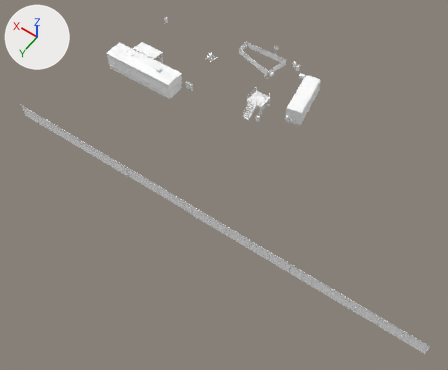
Two versions of the OBJ model Assets/models/maps/riverside/riverside_pad.obj, one commit apart.
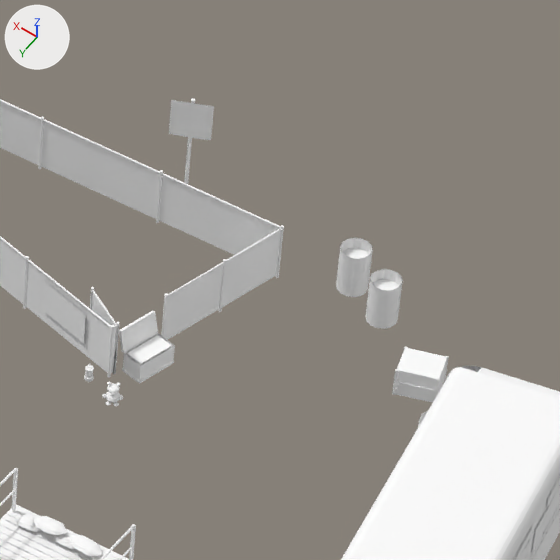
The first picture shows the older version from a 50 mm lens placed at (-1422.0, 2696.0, 2700.0), pointed at (-190.0, 971.0, -10.0). The close-ups show the older and then the newer version on the part from 57% to 71% of the width and 9% to 26% of the height of that picture. Only the edits that show in the close-ups are written down. Every picture has the same lights, and +X, +Y and +Z are marked at upper left. Where no turn or scale is listed for an object, it has been applied to the vertices. Vertices at exactly the same position are counted once.

In view in the first close-up: 'riverside_pad'.
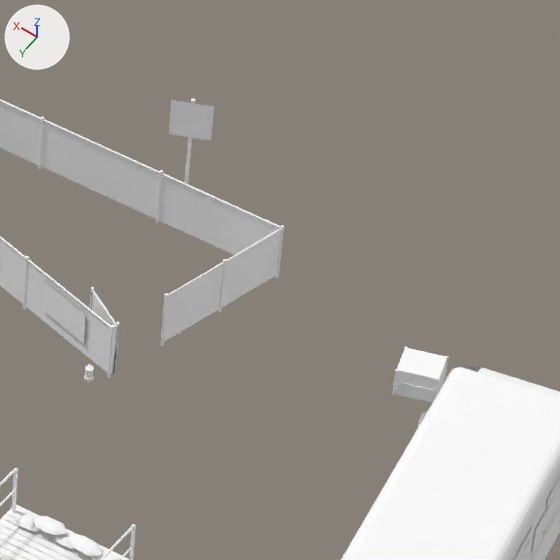
What differs and where, as boxes [x1, y1, x2, y2] in the close-ups (560 x 560 px):
part 1 of me_riverside_pad, deleted: before [102, 238, 403, 406]

The edits, one by one:
me_riverside_pad is used by ob_riverside_pad; location (0.0, 0.0, 0.0).
me_riverside_pad had 4449 vertices, 5568 faces and spanned x -1501.0..1001.0, y 7.0..1300.0, z 96.0..233.0.
me_riverside_pad now has 3309 vertices, 4080 faces and spans x -1501.0..1001.0, y 26.0..1300.0, z 96.0..233.0.
me_riverside_pad part 1: 53 loose pieces with 1140 vertices, spanning x -132.0..892.0, y 7.0..551.0, z 96.0..130.0, are deleted.
me_riverside_pad no longer uses material mat_rs_ash (white #ffffff).
me_riverside_pad no longer uses material mat_rs_cooler (white #ffffff).
me_riverside_pad no longer uses material mat_rs_cooler_white (white #ffffff).
me_riverside_pad no longer uses material mat_rs_drum_blue (white #ffffff).
me_riverside_pad no longer uses material mat_rs_drum_inside (white #ffffff).
me_riverside_pad no longer uses material mat_rs_drum_red (white #ffffff).
me_riverside_pad no longer uses material mat_rs_ember (white #ffffff).
me_riverside_pad no longer uses material mat_rs_teddy (white #ffffff).
me_riverside_pad no longer uses material mat_rs_teddy_dark (white #ffffff).
